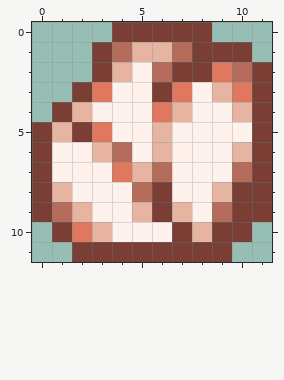
File history of a pixel-art sprite, Projectiles/Bazaar/Bloodspider.png. Above, as it was before the edit.
The file is 24x24 pixels, drawn in blocks of 2x2; one block is one cell here.
Now the later version:
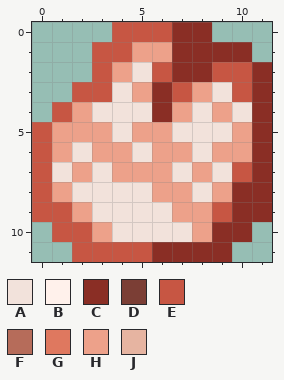
Palette (. is transparent): A #f2e2db  B #fff1eb  C #8a2e25  D #7b3e35  E #c75643  F #b66c5a  G #df785f  H #eda18a  J #e6b4a1
Change:
Changed rows in their new state; - is an unchanged pixel.
first column x 0:
 0 ----EEECC---
 1 ---EEHHCCCC-
 2 ---EHAECCEEC
 3 --EEAHCEHAEC
 4 -EHAAACHAHAC
 5 EHHHAHHAAAHC
 6 EHAHHAHHAHHC
 7 EAHAHHHAHAEC
 8 EHAAAAHHAHCC
 9 EEHAAAAHHECC
10 -EEHAAAAHCC-
11 --EEEECCCC--
Boxes around the changes in both pictures, in picture pixels (x1, y1, x2, y2):
changed: (32, 22, 272, 262)
